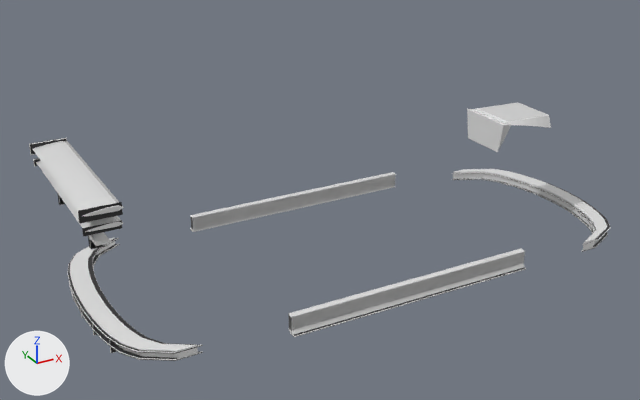
The glTF model veiculos/sketchfab/pecas/tupiniquim/tupiniquim_pecas.glb, before and after one commit.
The view is the same before and after, from a camera (50 mm lens) standing at (-2.76, -4.6, 2.91) and looking at (-0.22, 0.02, 0.61). The lights are fixed; the arrows at lower left show +X, +Y and +Z. The picture after the commit comes second.

Objects in the first picture: 'bumper_front__esportivo', 'bumper_rear__difusor', 'bumper_rear__esportivo', 'hood__tomada', 'saia__esportiva', 'saia__lisa', 'spoiler__alto', 'spoiler__medio' and 2 more.
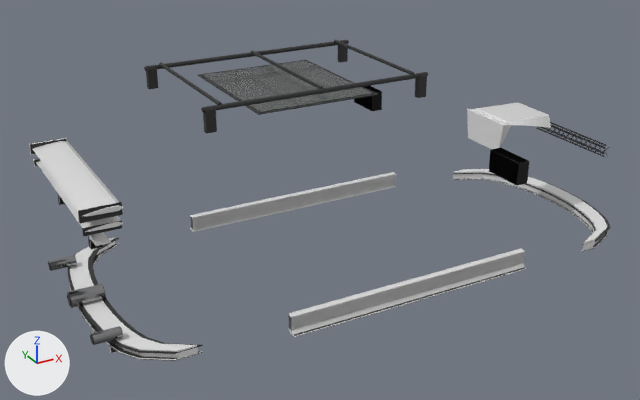
Boxes (x1, y1, x2, y2) around the edits, measured in the pictures (640 x 400 px):
'teto__solar', added
    after: (198, 60, 378, 115)
    faces in mat_vidro (white #e7efef): (202, 60, 373, 112)
    faces in mat_chassi_001 (black #2c2c2d): (198, 60, 378, 115)
'teto__bagageiro', added
    after: (144, 39, 428, 133)
'retrovisor__preto', added
    after: (354, 86, 529, 185)
'escapamento__duplo', added
    after: (48, 256, 123, 345)
    faces in mat_cromado (grey #a0a0a2): (49, 256, 123, 345)
'escapamento__central', added
    after: (67, 284, 106, 308)
    faces in mat_cromado (grey #a0a0a2): (67, 284, 105, 308)
'grade__tela', added
    after: (534, 122, 610, 157)
'grade__barras', added
    after: (541, 125, 605, 154)

What the commit changed:
Material 'vidro' (mat_vidro) is new.
Its base color is (0.8, 0.86, 0.86) (white #e7efef).
Its roughness is 0.02.
Its alpha is 0.15.
Its coat weight is 1.0.
Its coat roughness is 0.0.
Material 'cromado' (mat_cromado) is new.
Its base color is (0.35, 0.35, 0.36) (grey #a0a0a2).
Its metallic is 1.0.
Its roughness is 0.1.
Mesh me_teto__solar is new.
It has 112 vertices, 216 faces and spans x -0.855..-0.095, y -0.443..0.443, z 1.414..1.423.
Faces by material slot: [204, 12].
It uses material mat_chassi_001 (black #2c2c2d).
It uses material mat_vidro (white #e7efef).
Mesh me_teto__bagageiro is new.
It has 524 vertices, 1012 faces and spans x -1.18..0.23, y -0.475..0.475, z 1.366..1.524.
It uses material mat_chassi_001 (black #2c2c2d).
Mesh me_retrovisor__preto is new.
It has 112 vertices, 216 faces and spans x 0.57..0.65, y -0.93..0.93, z 0.89..1.04.
It uses material mat_chassi_001 (black #2c2c2d).
Mesh me_grade__tela is new.
It has 272 vertices, 408 faces and spans x 1.892..1.899, y -0.393..0.391, z 0.638..0.733.
It uses material mat_chassi_001 (black #2c2c2d).
Mesh me_grade__barras is new.
It has 112 vertices, 216 faces and spans x 1.892..1.902, y -0.352..0.349, z 0.659..0.712.
It uses material mat_chassi_001 (black #2c2c2d).
Mesh me_escapamento__duplo is new.
It has 384 vertices, 752 faces and spans x -1.883..-1.721, y -0.507..0.507, z 0.302..0.366.
Faces by material slot: [632, 120].
It uses material mat_chassi_001 (black #2c2c2d).
It uses material mat_cromado (grey #a0a0a2).
Mesh me_escapamento__central is new.
It has 192 vertices, 376 faces and spans x -1.883..-1.681, y -0.048..0.048, z 0.286..0.382.
Faces by material slot: [316, 60].
It uses material mat_chassi_001 (black #2c2c2d).
It uses material mat_cromado (grey #a0a0a2).
Object 'teto__solar' (ob_teto__solar) is new; it shows me_teto__solar.
Its location is (0.0, 0.0, 0.0).
Object 'teto__bagageiro' (ob_teto__bagageiro) is new; it shows me_teto__bagageiro.
Its location is (0.0, 0.0, 0.0).
Object 'retrovisor__preto' (ob_retrovisor__preto) is new; it shows me_retrovisor__preto.
Its location is (0.0, 0.0, 0.0).
Object 'grade__tela' (ob_grade__tela) is new; it shows me_grade__tela.
Its location is (0.0, 0.0, 0.0).
Object 'grade__barras' (ob_grade__barras) is new; it shows me_grade__barras.
Its location is (0.0, 0.0, 0.0).
Object 'escapamento__duplo' (ob_escapamento__duplo) is new; it shows me_escapamento__duplo.
Its location is (0.0, 0.0, 0.0).
Object 'escapamento__central' (ob_escapamento__central) is new; it shows me_escapamento__central.
Its location is (0.0, 0.0, 0.0).
